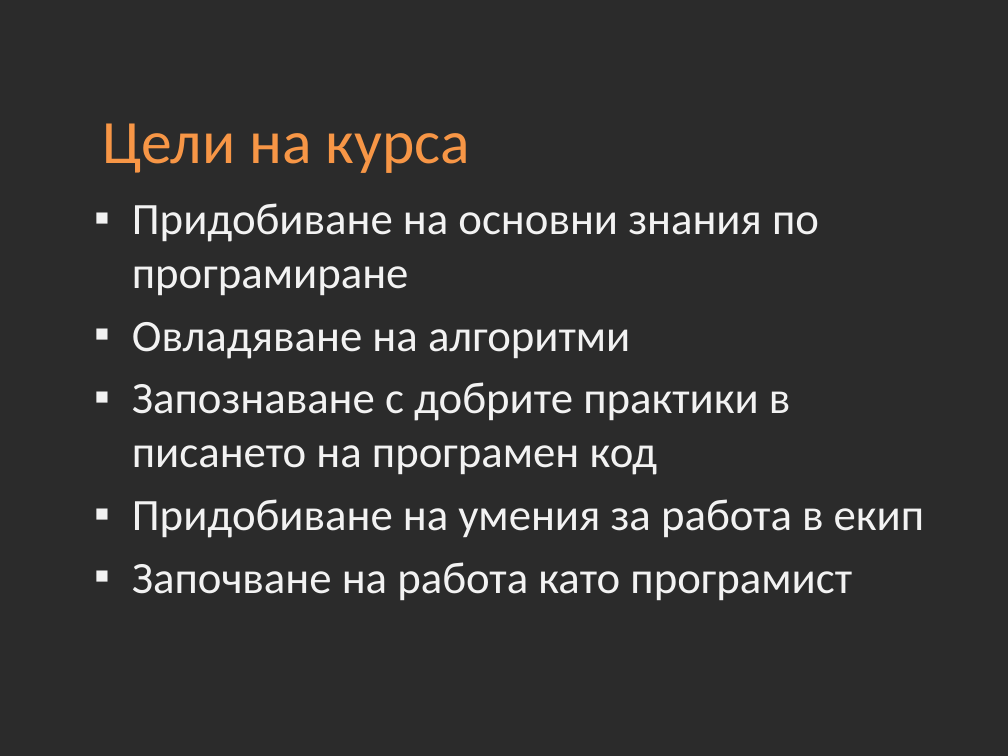
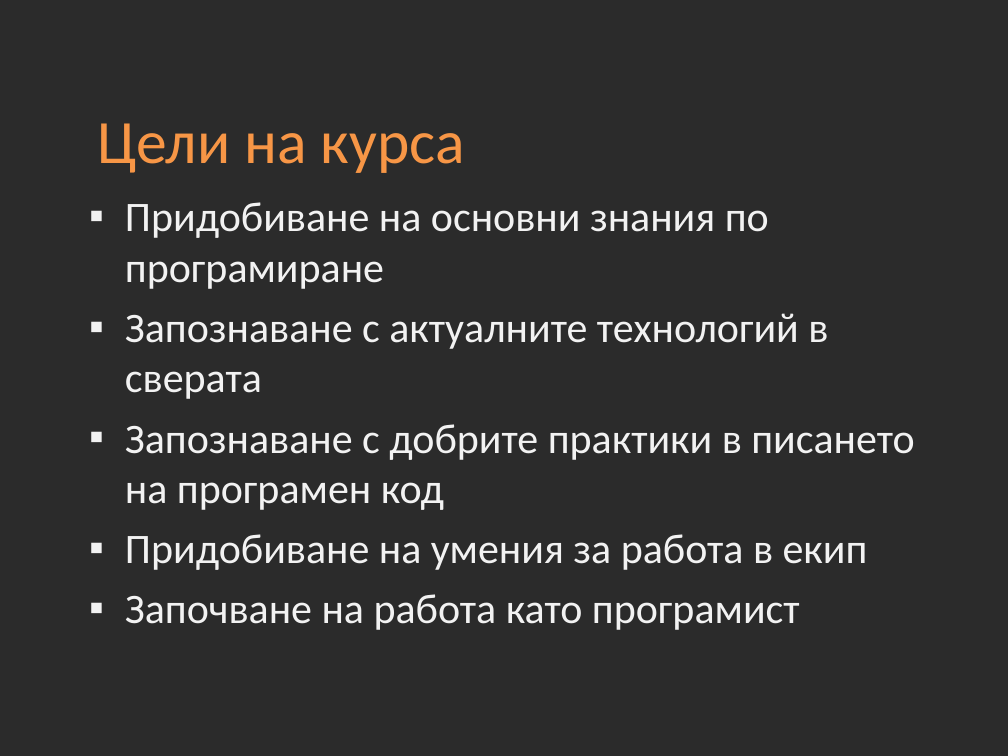
Before and after one commit to Academy-Soft-Intellect/Front-End-Course, a slide deck: slide 2 of 01-Introduction-into-Course.pptx. Drawn at 1008x756 pixels with LibreOffice and Linux fonts; fonts in the diff are those of the drawing; background and template pictures are left out; a plain dark background stands for a picture behind light text. Boxes give left, top, right and bottom in pixels: in the first picture for what was removed or moved away, otherwise in the second. Text is boxed around its words. In the diff, an @@ line names an element or a change of style, - is before the commit and + after.

```diff
--- a/01-Introduction-into-Course.pptx
+++ b/01-Introduction-into-Course.pptx
@@ title "Цели на курса": place and size @@
-title "Цели на курса" at bbox=[102, 123, 470, 173]
+title "Цели на курса" at bbox=[97, 123, 465, 173]
@@ text at bbox=[125, 202, 914, 630]: size 32 to 30 pt in "Придобиване на основни знания по програмиране", "Запознаване с добрите практики в писането на ...", "Придобиване на умения за работа в екип", "Започване на работа като програмист"; indent changed @@
@@ text at bbox=[125, 313, 828, 399]: text changed; size 32 to 30 pt @@
-▪ Овладяване на алгоритми
+▪ Запознаване с актуалните технологий в сверата
```
Also in this commit, not shown: 5 other slides changed, 1 slide added, 5 other files.
